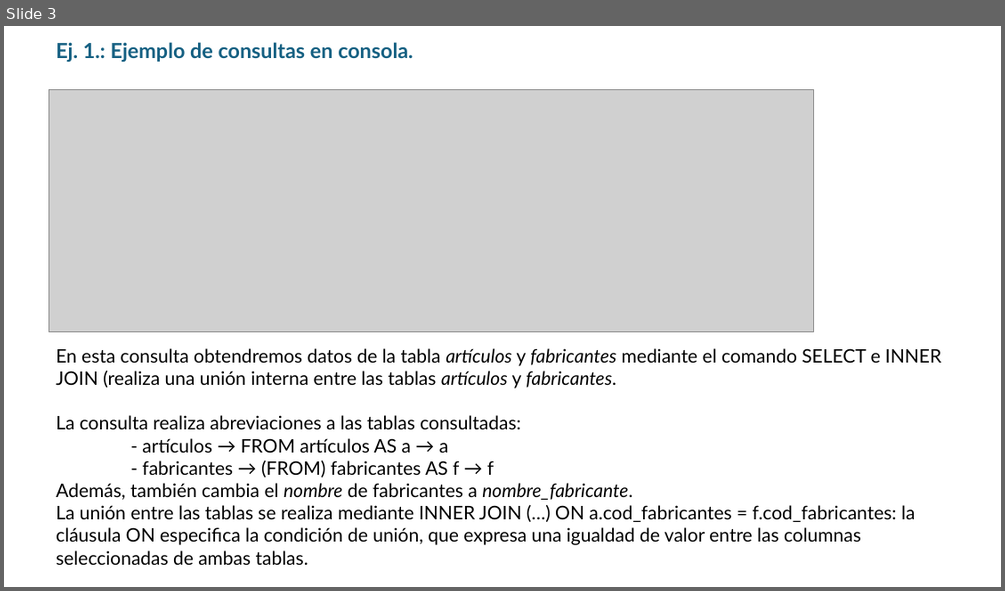
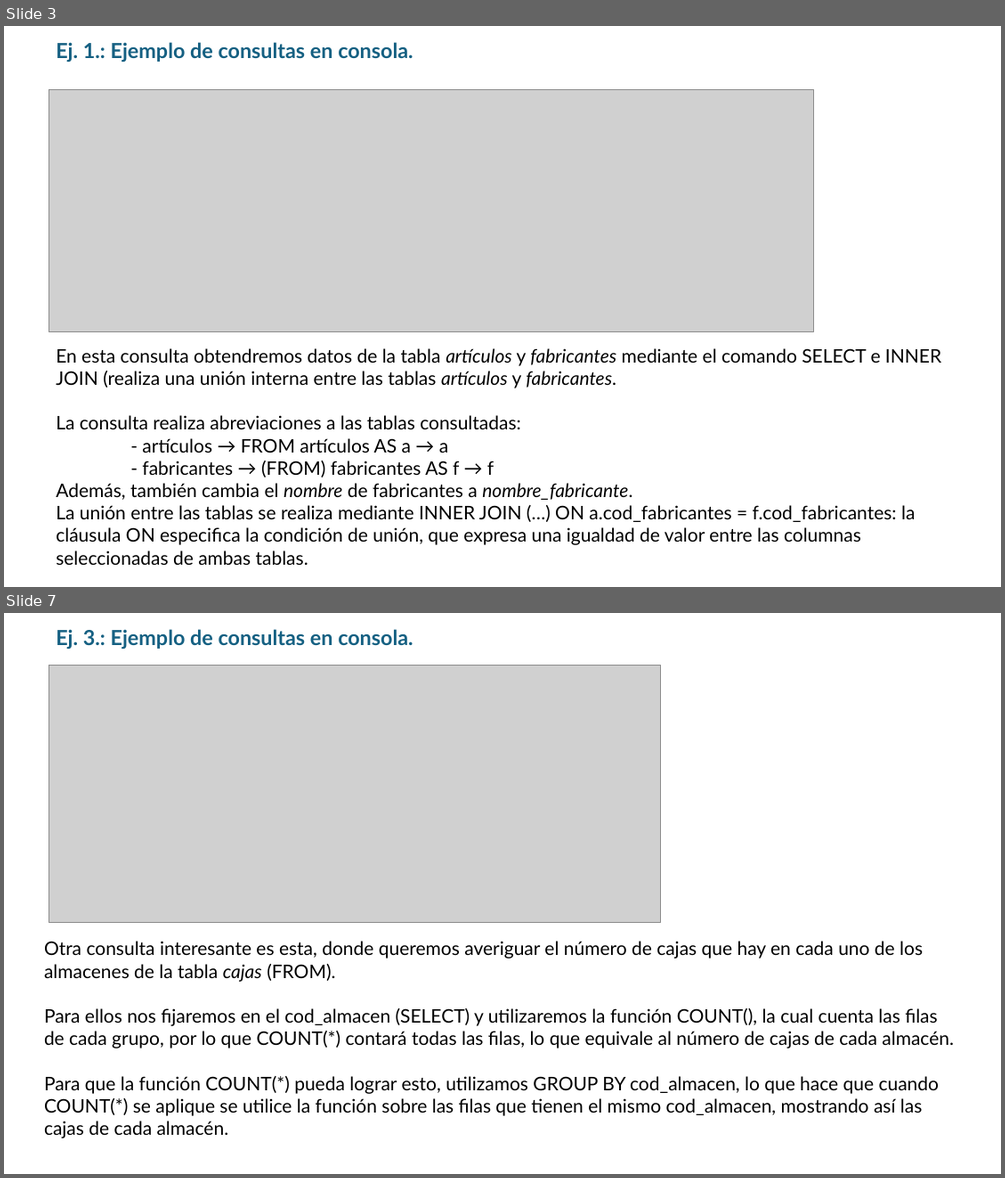
Before and after one commit to AchillesD9-Alex/-2024-Java-Angular-Bootcamp, a slide deck: [JAVA]/C3/TA16/ta16.pptx. Shown one above the other, each under a label of ours: slide 3 before the commit, slides 3 and 7 after it; the slides between them are not shown. The pictures are 1005x591 and 1005x1178 pixels, drawn with LibreOffice and Linux fonts; fonts in the diff are those of the drawing; grey boxes stand for pictures. Boxes give left, top, right and bottom in pixels: in the first picture for what was removed or moved away, otherwise in the second. Text is boxed around its words. In the diff, an @@ line names an element or a change of style, - is before the commit and + after.

```diff
--- a/[JAVA]/C3/TA16/ta16.pptx
+++ b/[JAVA]/C3/TA16/ta16.pptx
@@ slide 7 added at [4,613,1001,1174], background #FFFFFF @@
@@ text added at [56,629,413,649], 20 pt, text #156082, bold @@
+Ej. 3.: Ejemplo de consultas en consola.
@@ picture added at [48,666,661,922] @@
@@ text added at [44,941,954,1138], 18 pt, text #000000 @@
+Otra consulta interesante es esta, donde queremos averiguar el número de cajas que hay en cada uno de los almacenes de la tabla cajas (FROM).
+Para ellos nos fijaremos en el cod_almacen (SELECT) y utilizaremos la función COUNT(), la cual cuenta las filas de cada grupo, por lo que COUNT(*) contará todas las filas, lo que equivale al número de cajas de cada almacén.
+Para que la función COUNT(*) pueda lograr esto, utilizamos GROUP BY cod_almacen, lo que hace que cuando COUNT(*) se aplique se utilice la función sobre las filas que tienen el mismo cod_almacen, mostrando así las cajas de cada almacén.
```
Also in this commit, not shown: 5 other slides added, 4 other files.
